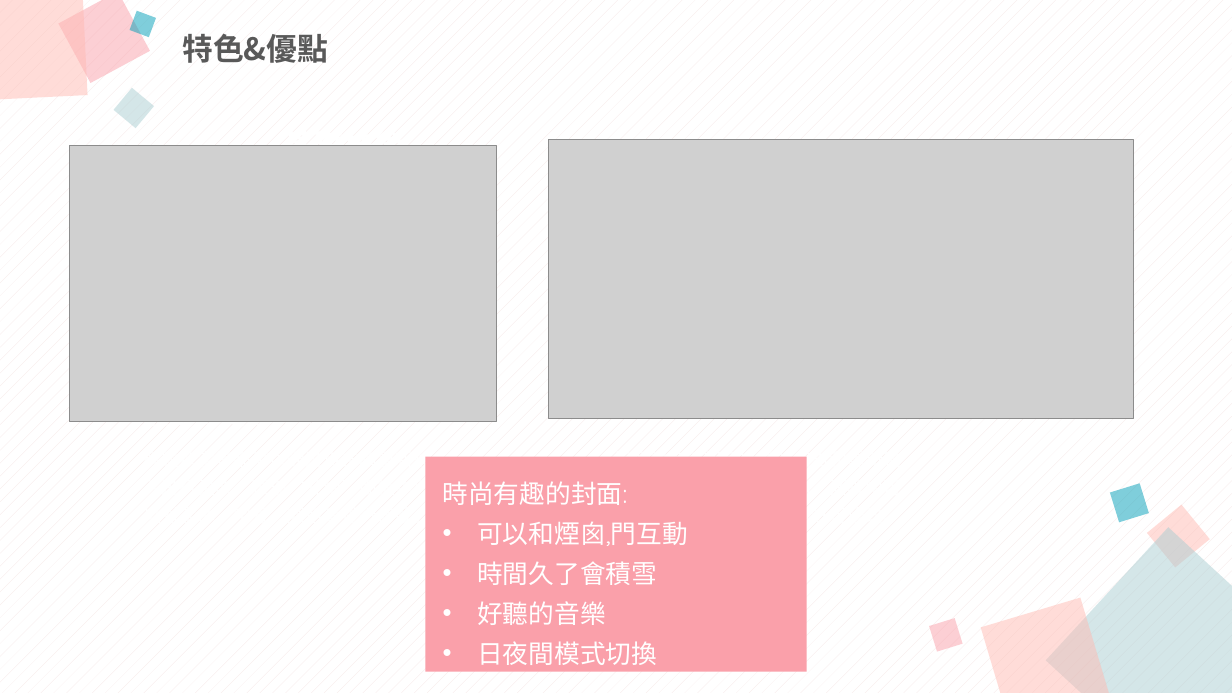
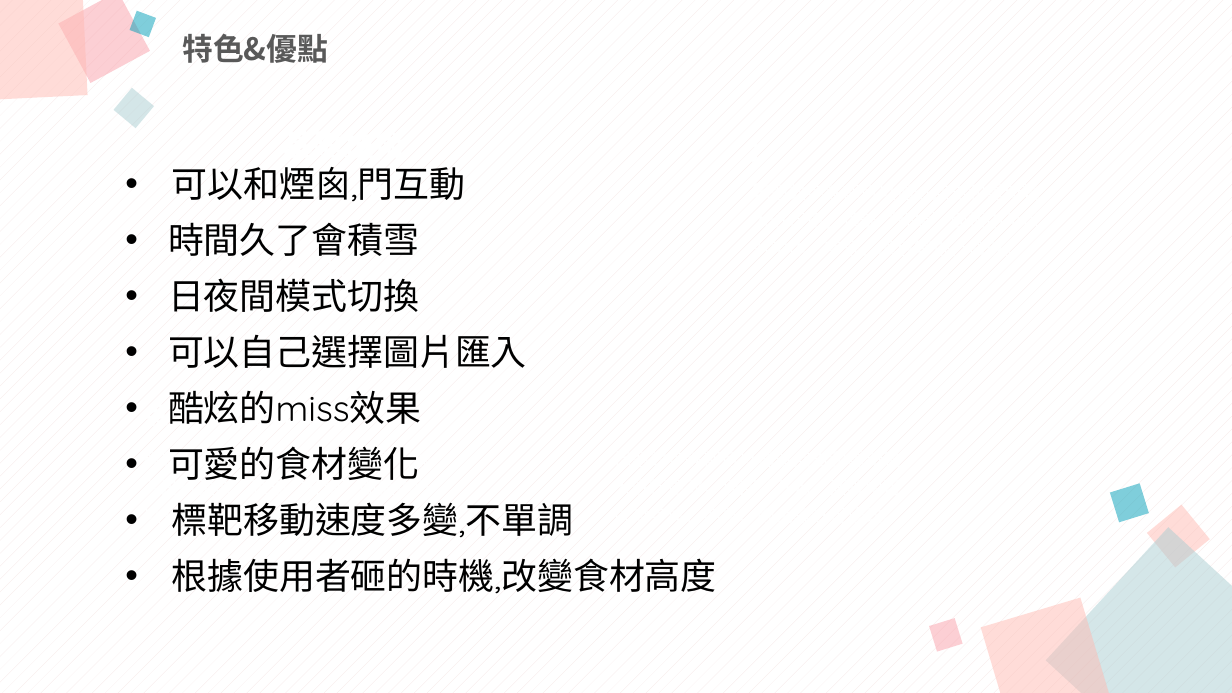
Before and after one commit to vayne1125/final_project, a slide deck: slide 9 of 餐廳砸人遊戲-00957116+00957140.pptx (slide 12 before the commit). Drawn at 1232x693 pixels with LibreOffice and Linux fonts; fonts in the diff are those of the drawing; grey boxes stand for pictures. Boxes give left, top, right and bottom in pixels: in the first picture for what was removed or moved away, otherwise in the second. Text is boxed around its words. In the diff, an @@ line names an element or a change of style, - is before the commit and + after.

```diff
--- a/餐廳砸人遊戲-00957116+00957140.pptx
+++ b/餐廳砸人遊戲-00957116+00957140.pptx
@@ picture removed at bbox=[69, 145, 496, 421] @@
@@ text "可以和煙囪,門互動": place and size @@
-text "可以和煙囪,門互動" at bbox=[443, 481, 688, 665]
+text "可以和煙囪,門互動" at bbox=[168, 167, 717, 594]
@@ text removed at bbox=[282, 145, 405, 146] @@
-基礎技術
@@ picture removed at bbox=[548, 139, 1133, 418] @@
@@ text at bbox=[168, 167, 466, 312]: size 20 to 28 pt, text colour #FFFFFF to #000000 in "可以和煙囪,門互動", "時間久了會積雪", "日夜間模式切換"; indent changed @@
@@ text added at bbox=[327, 174, 398, 247], 20 pt, text #FFFFFF @@
+• html5
+• css
+• js
@@ text at bbox=[168, 335, 717, 594]: paragraphs added @@
+• 可以自己選擇圖片匯入
+• 酷炫的miss效果
+• 可愛的食材變化
+• 標靶移動速度多變,不單調
+• 根據使用者砸的時機,改變食材高度
@@ rectangle removed at bbox=[425, 457, 807, 672] @@
@@ text removed at bbox=[613, 456, 901, 527] @@
-标题数字等都可以通过点击和重新输入进行更改，顶部“开始”面板中可以对字体、字号、颜色等进行修改。
@@ text at bbox=[443, 481, 628, 505]: paragraph removed @@
-時尚有趣的封面:
@@ text at bbox=[477, 601, 605, 625]: paragraph removed @@
-• 好聽的音樂
```
Also in this commit, not shown: 4 other slides changed, 4 slides removed.
